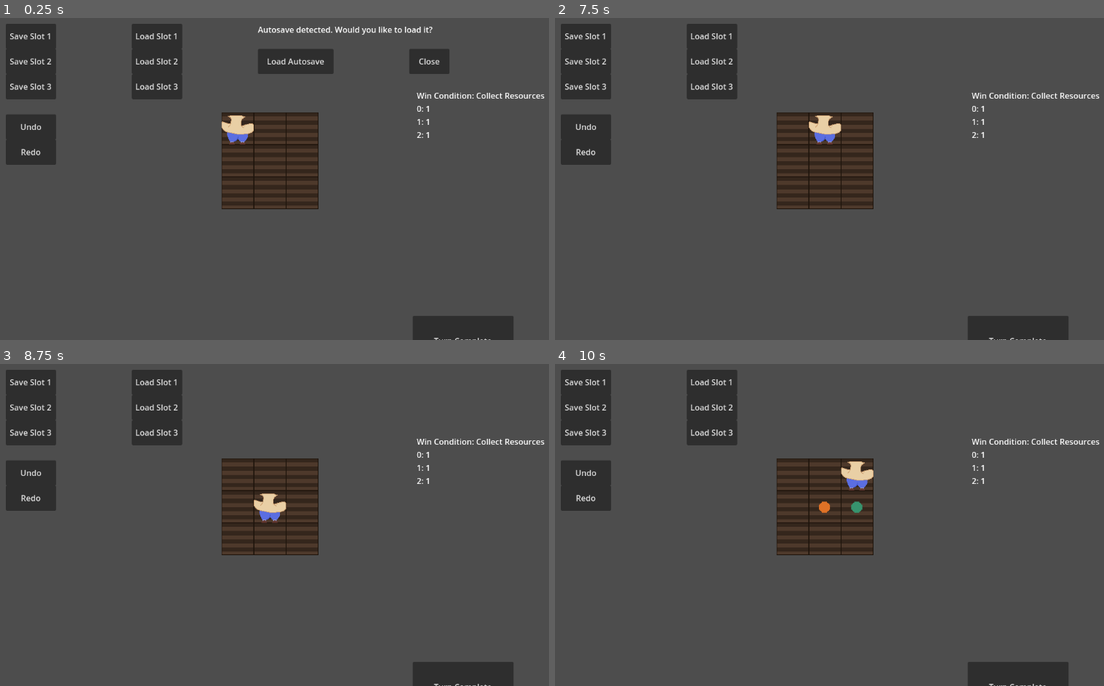
Above: before the commit, frames 1-4 (two rows, left to right).
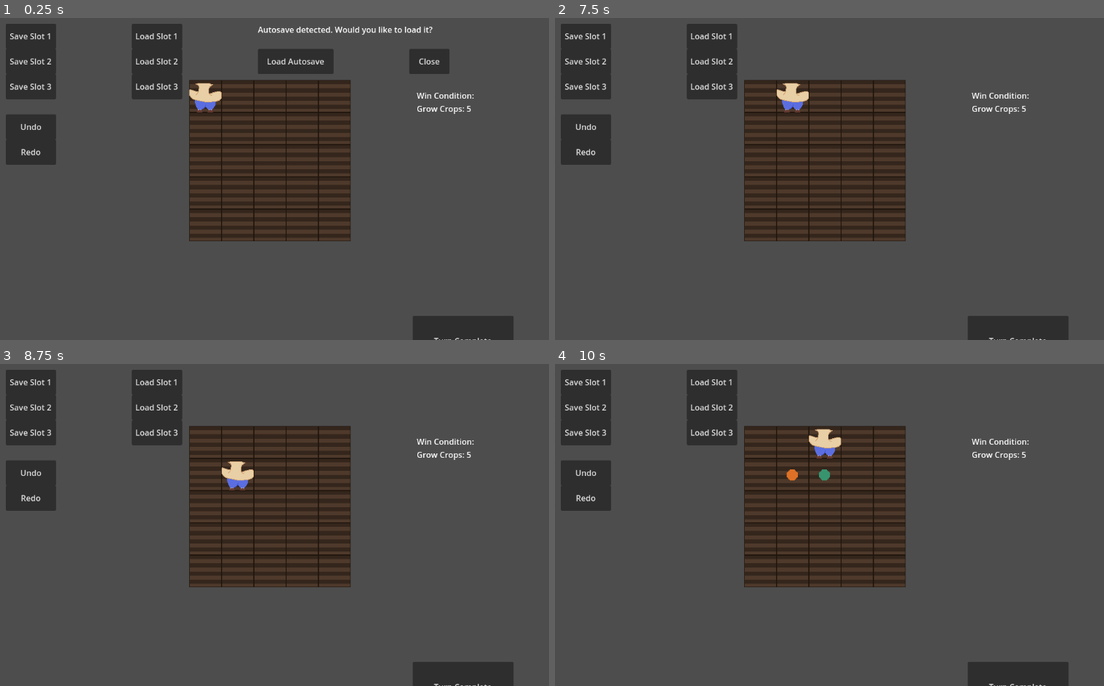
Above: after the commit, the same moments.

Repository: ZaneShan/CMPM-121-F
Game: Godot game, scene res://Main.tscn
Same seed, same stepped clock (60 frames per second), same inputs: the game is played once before the commit and once after it.
Inputs:
- Up to frame 1 (0.25 s): no input
- Up to frame 2 (7.5 s): click "Undo" at 0.5 s; click "Redo" at 1.25 s; click "Save Slot 1" at 2 s; click "Save Slot 2" at 2.75 s; click "Save Slot 3" at 3.5 s; click "Load Slot 1" at 4.25 s; click "Load Slot 2" at 5 s; click "Load Slot 3" at 5.75 s; click "Load Autosave" at 6.5 s; tap Enter at 7.25 s; hold D (right) from 7.28 s (still down); hold E (harvest) from 7.28 s (still down)
- Up to frame 3 (8.75 s): tap Space at 8 s; release D (right) at 8.03 s; release E (harvest) at 8.03 s; hold S (down) from 8.03 s (still down); tap 1 (plant1) at 8.1 s
- Up to frame 4 (10 s): tap Enter at 8.75 s; release S (down) at 8.78 s; hold D (right) 8.78-9.53 s; hold 2 (plant2) 8.78-9.53 s; tap Space at 9.5 s; hold Up (ui_up) from 9.53 s (still down); tap 3 (plant3) at 9.6 s

The runs differ from the first frame. In frame 1, 10% of the frame differs, in the area x 34-100%, y 19-70%; in frame 2, 10%; in frame 3, 10%; in frame 4, 10%.
Error before the commit: Invalid access to property or key 'harvested_plants' on a base object of type 'previously freed'. (res://Main.gd:478)

Commit message:
F presentation - Changing grid size for variety
Changing grid size in one of the scenarios to have more variety.

Diff:
--- a/Main.gd
+++ b/Main.gd
@@ -22,7 +22,7 @@
 var scenario_data = null
 func _ready():
 	# Load the external DSL using the ScenarioParser
-	scenario_data = ScenarioParser.parse_scenario("res://config.json")
+	scenario_data = ScenarioParser.parse_scenario("res://config3.json")
 	print("Parsed scenario data: ", scenario_data)
 
 	# Check if parsing was successful and set the values
--- a/config3.json
+++ b/config3.json
@@ -1,5 +1,5 @@
 {
-	"grid_size": 3,
+	"grid_size": 5,
 	"sun_range": {
 		"min": 1,
 		"max": 10
